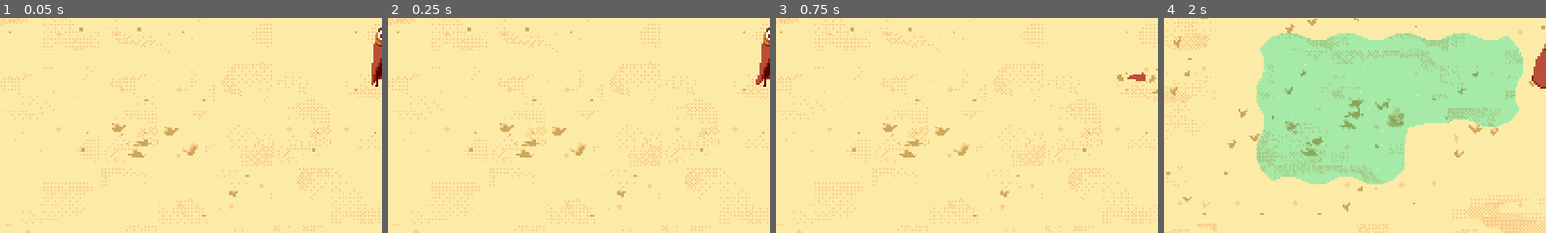
Above: before the commit, frames 1-4 (left to right).
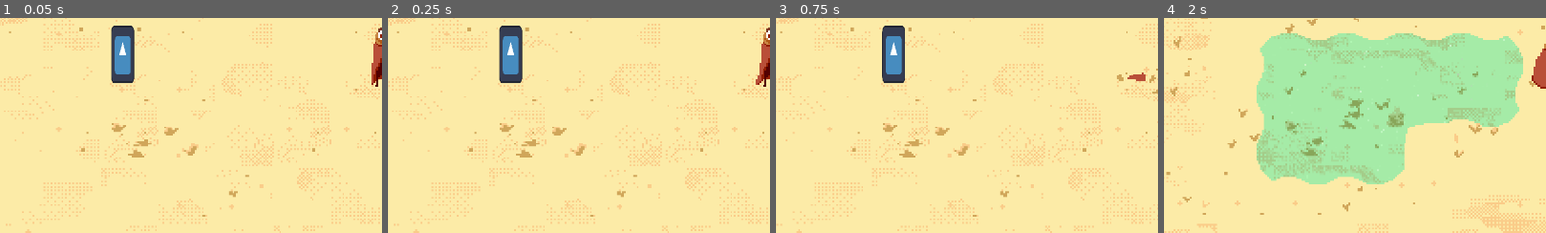
Above: after the commit, the same moments.

Repository: Lukko-Digital/Sift
Game: Godot game, scene res://scenes/main.tscn
The game is run twice, just before and just after one commit, with the same random seed, the same clock (stepped at 60 frames per second) and the same inputs. The engine's default icon, where the game draws it, is replaced by a stand-in: a white triangle on a blue panel in a dark square.
Inputs:
- Up to frame 1 (0.05 s): no input
- Up to frame 2 (0.25 s): no input
- Up to frame 3 (0.75 s): hold D (right) from 0.53 s (still down); tap Space (dash) at 0.6 s
- Up to frame 4 (2 s): release D (right) at 1.28 s; hold S (down) from 1.28 s (still down); tap Space (dash) at 1.35 s
The pictures show only the part of the screen within x 0-50%, y 41-91%; the shares and areas given below are measured in that part.

The runs differ from the first frame. In frame 1, 1.6% of the frame differs, in the area x 29-36%, y 3-31%; in frame 2, 1.6%; in frame 3, 1.6%; in frame 4, nothing differs.

Commit message:
basic npc dialogue collision

Diff:
--- a/scenes/dialogue_ui.tscn
+++ b/scenes/dialogue_ui.tscn
@@ -1,6 +1,9 @@
-[gd_scene format=3 uid="uid://dbphmdyb62ibx"]
+[gd_scene load_steps=2 format=3 uid="uid://dbphmdyb62ibx"]
+
+[ext_resource type="Script" path="res://scripts/dialogue_ui.gd" id="1_crsnp"]
 
 [node name="dialogue_ui" type="CanvasLayer"]
+script = ExtResource("1_crsnp")
 
 [node name="HBoxContainer" type="HBoxContainer" parent="."]
 anchors_preset = 15
--- a/scenes/main.tscn
+++ b/scenes/main.tscn
@@ -1,9 +1,11 @@
-[gd_scene load_steps=6 format=3 uid="uid://b8md8ehlk518q"]
+[gd_scene load_steps=8 format=3 uid="uid://b8md8ehlk518q"]
 
 [ext_resource type="TileSet" uid="uid://lopijjupr2li" path="res://assets/tilemaps/main.tres" id="1_3rde8"]
 [ext_resource type="PackedScene" uid="uid://btje8wwp2nhiu" path="res://scenes/player.tscn" id="1_6t2e7"]
 [ext_resource type="Material" uid="uid://cuo8oe7uaeecu" path="res://scripts/shaders/water_shader_material.tres" id="2_w6ycg"]
 [ext_resource type="Shader" path="res://scripts/shaders/pixelate.gdshader" id="4_3x6ol"]
+[ext_resource type="PackedScene" uid="uid://ci6g6b1e53iui" path="res://scenes/npc.tscn" id="5_ao8yv"]
+[ext_resource type="PackedScene" uid="uid://dbphmdyb62ibx" path="res://scenes/dialogue_ui.tscn" id="6_gxuwn"]
 
 [sub_resource type="ShaderMaterial" id="ShaderMaterial_443td"]
 shader = ExtResource("4_3x6ol")
@@ -67,3 +69,10 @@
 
 [node name="Camera2D" type="Camera2D" parent="player"]
 zoom = Vector2(4.525, 4.525)
+
+[node name="npc" parent="." instance=ExtResource("5_ao8yv")]
+position = Vector2(-52, 1)
+
+[node name="dialogue_ui" parent="." instance=ExtResource("6_gxuwn")]
+
+[connection signal="alert_dialogue" from="player" to="dialogue_ui" method="_on_player_alert_dialogue"]
--- a/scenes/npc.tscn
+++ b/scenes/npc.tscn
@@ -6,7 +6,9 @@
 [sub_resource type="RectangleShape2D" id="RectangleShape2D_syfi1"]
 size = Vector2(12, 32)
 
-[node name="npc" type="Area2D"]
+[node name="npc" type="Area2D" groups=["npc"]]
+collision_layer = 8
+collision_mask = 0
 script = ExtResource("1_onvek")
 
 [node name="Sprite2D" type="Sprite2D" parent="."]
--- a/scenes/player.tscn
+++ b/scenes/player.tscn
@@ -313,6 +313,9 @@
 [sub_resource type="CircleShape2D" id="CircleShape2D_8c008"]
 radius = 2.0
 
+[sub_resource type="CircleShape2D" id="CircleShape2D_0hunl"]
+radius = 22.0227
+
 [node name="player" type="CharacterBody2D"]
 script = ExtResource("1_81117")
 
@@ -388,6 +391,15 @@
 position = Vector2(0, 14)
 shape = SubResource("CircleShape2D_8c008")
 
+[node name="NPCDialogueCollider" type="Area2D" parent="."]
+collision_layer = 0
+collision_mask = 8
+
+[node name="CollisionShape2D" type="CollisionShape2D" parent="NPCDialogueCollider"]
+shape = SubResource("CircleShape2D_0hunl")
+
 [connection signal="timeout" from="StateMachine/Dash/DashTimer" to="StateMachine/Dash" method="_on_dash_timer_timeout"]
 [connection signal="body_entered" from="ModeChecker" to="." method="_on_mode_checker_body_entered"]
 [connection signal="body_exited" from="ModeChecker" to="." method="_on_mode_checker_body_exited"]
+[connection signal="area_entered" from="NPCDialogueCollider" to="." method="_on_npc_dialogue_collider_area_entered"]
+[connection signal="area_exited" from="NPCDialogueCollider" to="." method="_on_npc_dialogue_collider_area_exited"]
--- /dev/null
+++ b/scripts/dialogue_ui.gd
@@ -0,0 +1,14 @@
+extends CanvasLayer
+
+
+# Called when the node enters the scene tree for the first time.
+func _ready():
+	pass
+
+
+# Called every frame. 'delta' is the elapsed time since the previous frame.
+func _process(delta):
+	pass
+
+func _on_player_alert_dialogue():
+	print('c')
--- a/scripts/player/player.gd
+++ b/scripts/player/player.gd
@@ -1,9 +1,24 @@
 extends CharacterBody2D
 
 @onready var mode: String = "Sand"
+
+signal alert_dialogue
+signal idle_dialogue
 
 func _on_mode_checker_body_entered(body):
 	mode = "Sand"
 
 func _on_mode_checker_body_exited(body):
 	mode = "Water"
+
+
+func _on_npc_dialogue_collider_area_entered(area):
+	print(area.name)
+	if area.is_in_group("npc"):
+		emit_signal("alert_dialogue")
+		print('b')
+
+
+func _on_npc_dialogue_collider_area_exited(area):
+	if area.is_in_group("npc"):
+		emit_signal("idle_dialogue")
Not shown: 1 places in scenes/player.tscn that only renumber resources
